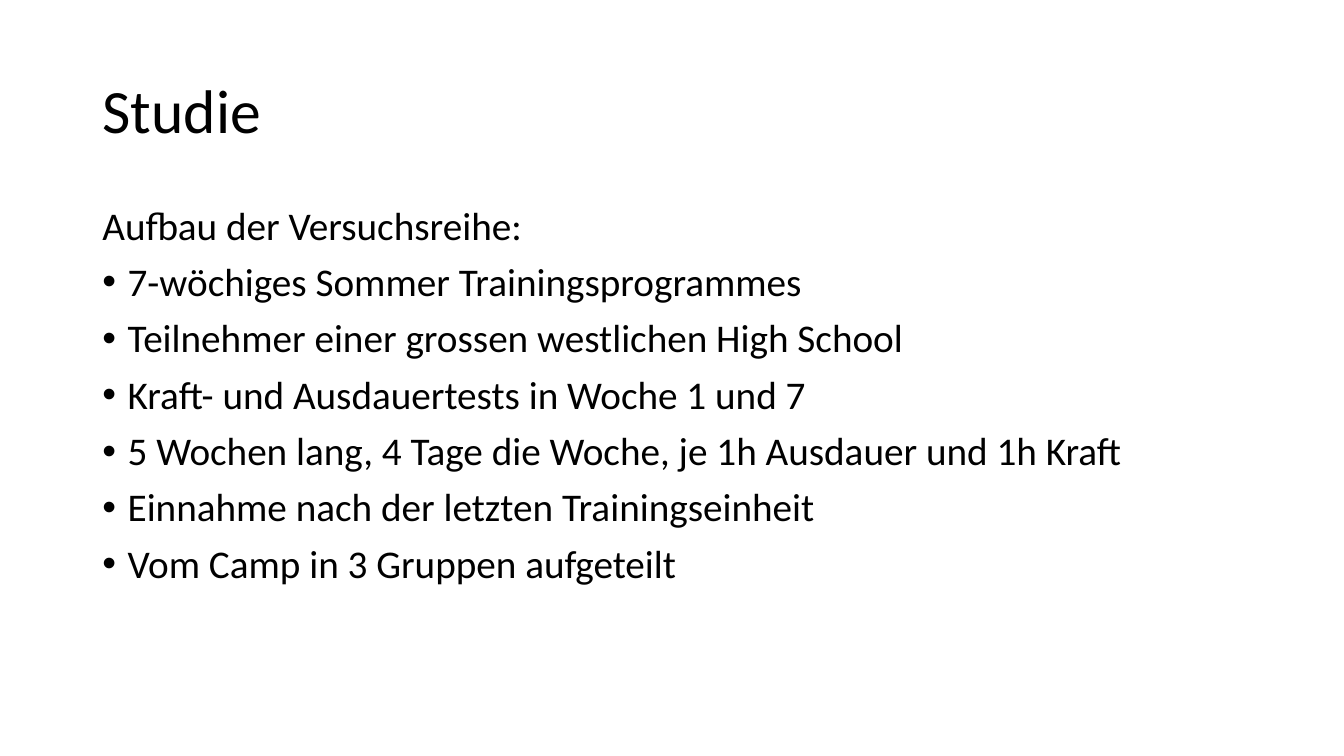
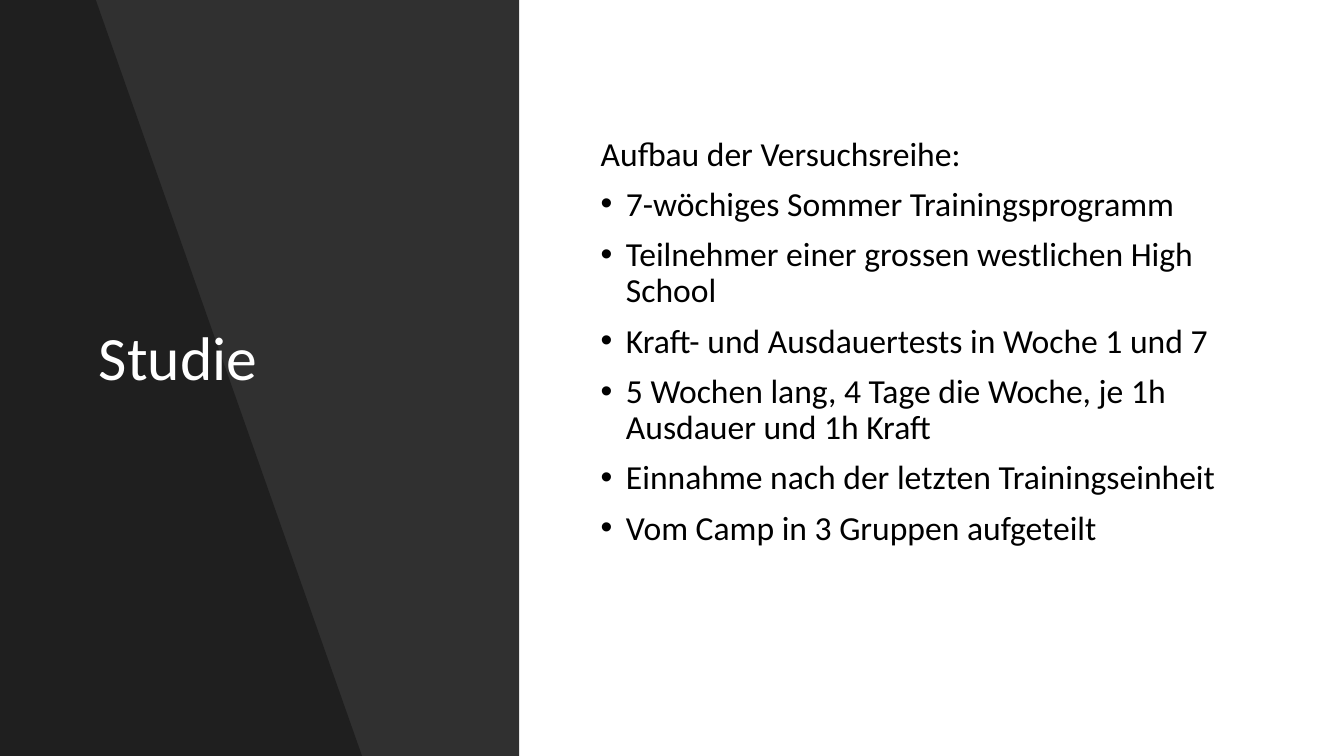
Before and after one commit to buehlpa/ChocolateMilkStudy, a slide deck: slide 6 of pp.pptx. Drawn at 1344x756 pixels with LibreOffice and Linux fonts; fonts in the diff are those of the drawing. Boxes give left, top, right and bottom in pixels: in the first picture for what was removed or moved away, otherwise in the second. Text is boxed around its words. In the diff, an @@ line names an element or a change of style, - is before the commit and + after.

Commit message:
Designgewichte, powerpoint-design

```diff
--- a/pp.pptx
+++ b/pp.pptx
@@ rectangle added at (0, 0, 519, 756), fill #000000 at 81% opacity @@
@@ freeform shape added at (0, 0, 362, 756), fill #000000 at 35% opacity @@
@@ title "Studie": place and size @@
-title "Studie" at (102, 90, 260, 134)
+title "Studie" at (99, 337, 257, 381)
@@ title "Studie" at (99, 337, 257, 381): text colour #000000 to #FFFFFF @@
@@ text "Aufbau der Versuchsreihe:": place and size @@
-text "Aufbau der Versuchsreihe:" at (102, 212, 1121, 585)
+text "Aufbau der Versuchsreihe:" at (601, 142, 1215, 546)
@@ text "Aufbau der Versuchsreihe:" at (601, 142, 1215, 546): vertical alignment top to middle @@
@@ text at (601, 142, 1215, 546): size 28 to 24 pt in "Aufbau der Versuchsreihe:", "Teilnehmer einer grossen westlichen High School", "Kraft- und Ausdauertests in Woche 1 und ...", "5 Wochen lang, 4 Tage die Woche, ..." and 2 more places @@
@@ text at (626, 192, 1174, 222): text changed; size 28 to 24 pt @@
-• 7-wöchiges Sommer Trainingsprogrammes
+• 7-wöchiges Sommer Trainingsprogramm
```
Also in this commit, not shown: 9 other slides changed, 3 slides added, 1 slide removed, 5 other files.
